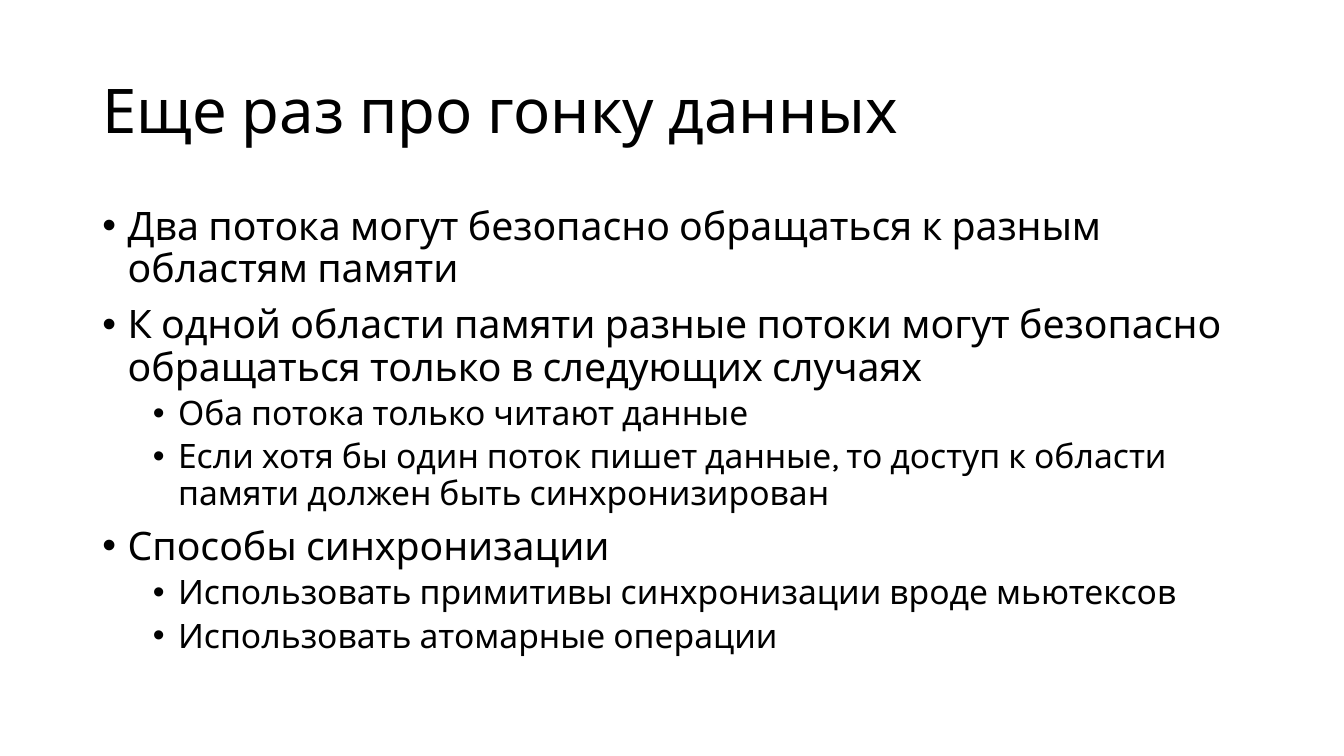
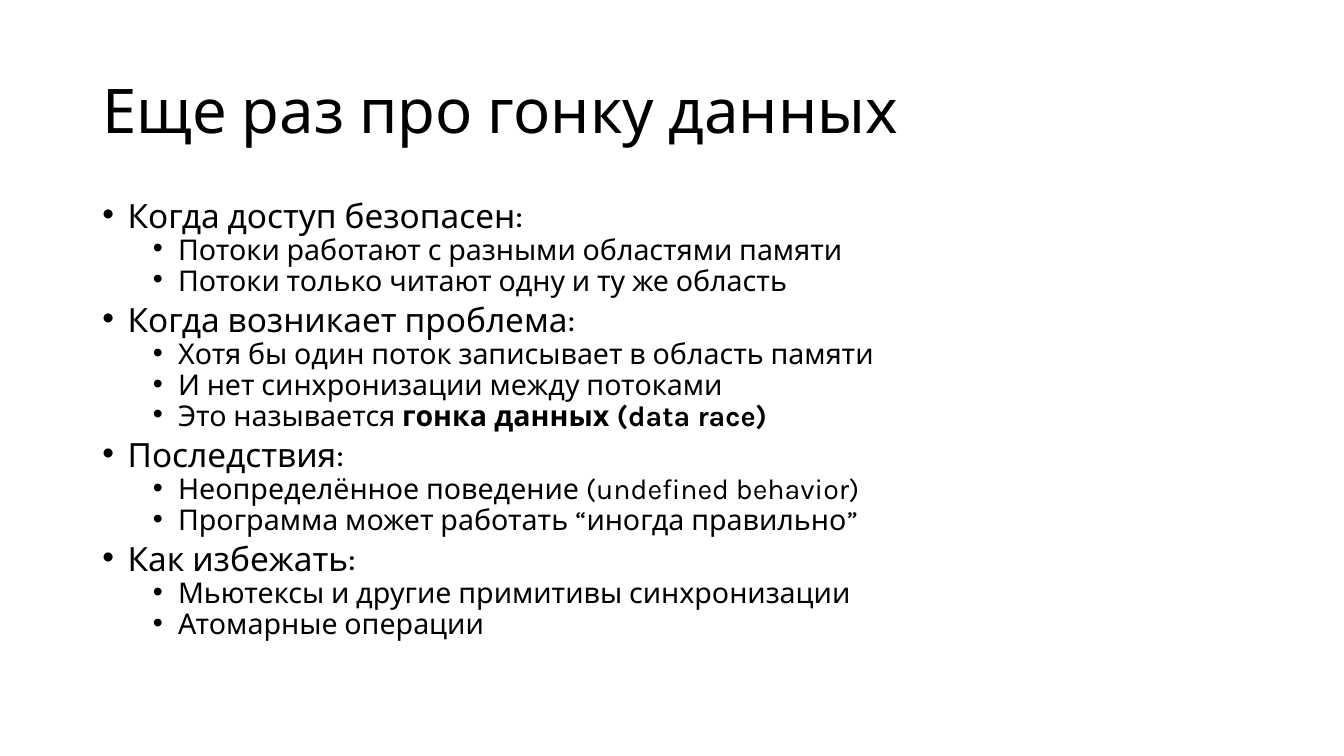
Before and after one commit to alexey-malov/pc, a slide deck: slide 15 of lectures/08/Модель памяти и атомарные операции.pptx (slide 16 before the commit). Drawn at 1344x756 pixels with LibreOffice and Linux fonts; fonts in the diff are those of the drawing. Boxes give left, top, right and bottom in pixels: in the first picture for what was removed or moved away, otherwise in the second. Text is boxed around its words. In the diff, an @@ line names an element or a change of style, - is before the commit and + after.

Commit message:
Обновил лекцию по дедлокам и моделям памяти

```diff
--- a/lectures/08/Модель памяти и атомарные операции.pptx
+++ b/lectures/08/Модель памяти и атомарные операции.pptx
@@ text at bbox=[128, 202, 874, 641]: text changed; size 24 to 20.4 pt @@
-• Два потока могут безопасно обращаться к разным областям памяти
-• К одной области памяти разные потоки могут безопасно обращаться только в следующих случаях
-  • Оба потока только читают данные
-  • Если хотя бы один поток пишет данные, то доступ к области памяти должен быть синхронизирован
-• Способы синхронизации
-  • Использовать примитивы синхронизации вроде мьютексов
-  • Использовать атомарные операции
+• Когда доступ безопасен:
+  • Потоки работают с разными областями памяти
+  • Потоки только читают одну и ту же область
+• Когда возникает проблема:
+  • Хотя бы один поток записывает в область памяти
+  • И нет синхронизации между потоками
+  • Это называется гонка данных (data race)
+• Последствия:
+  • Неопределённое поведение (undefined behavior)
+  • Программа может работать “иногда правильно”
+• Как избежать:
+  • Мьютексы и другие примитивы синхронизации
+  • Атомарные операции
```
Also in this commit, not shown: 13 other slides changed, 1 slide added, 3 slides removed, 1 other file.
